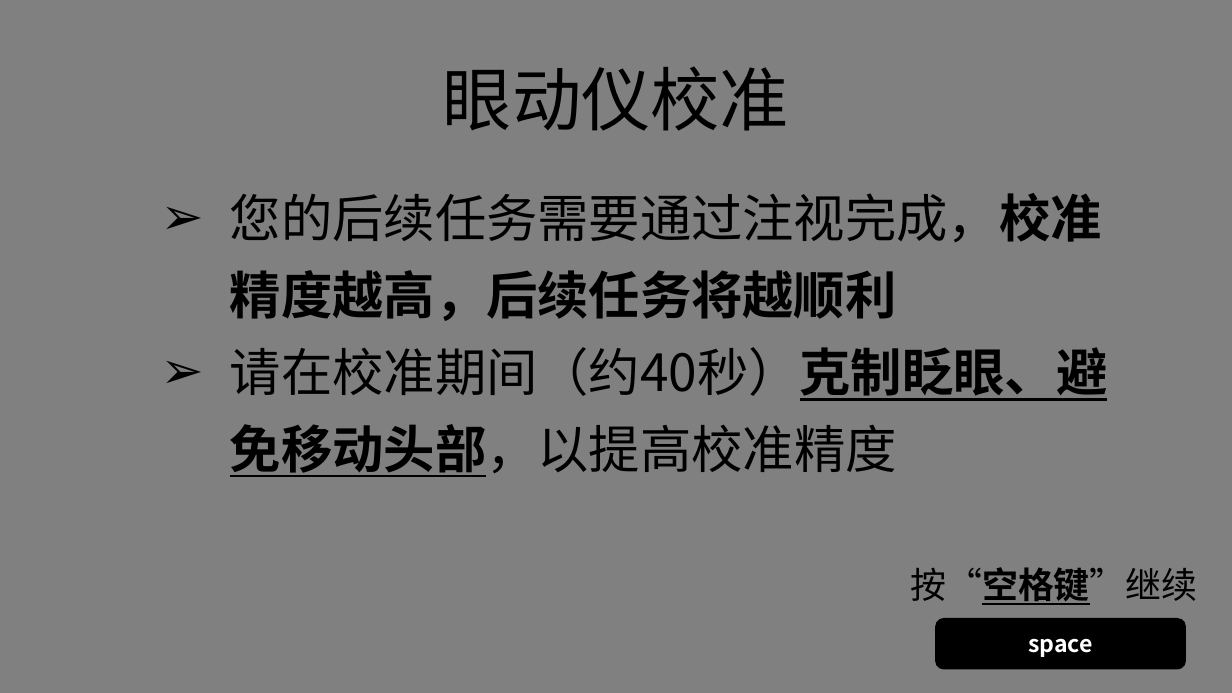
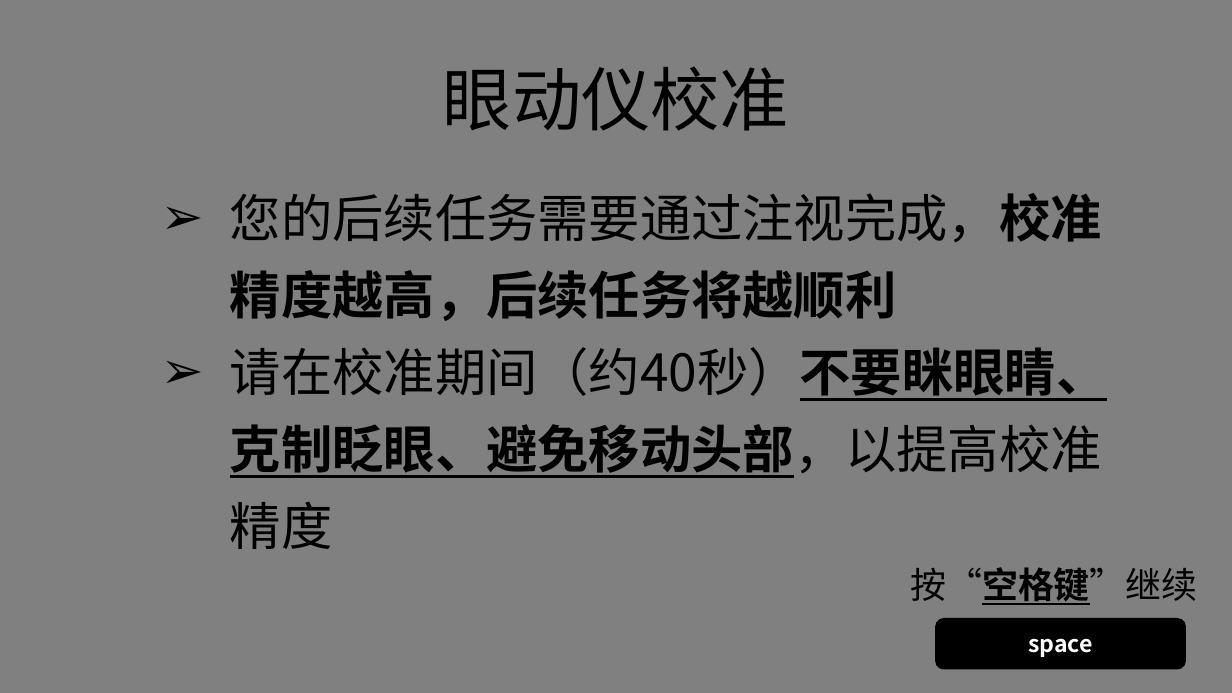
Before and after one commit to lyxose/FreeView, a slide deck: slide 2 of Instructions.pptx. Drawn at 1232x693 pixels with LibreOffice and Linux fonts; fonts in the diff are those of the drawing. Boxes give left, top, right and bottom in pixels: in the first picture for what was removed or moved away, otherwise in the second. Text is boxed around its words. In the diff, an @@ line names an element or a change of style, - is before the commit and + after.

```diff
--- a/Instructions.pptx
+++ b/Instructions.pptx
@@ text at <box>230,347,1107,549</box>: text changed @@
-➢ 请在校准期间（约40秒）克制眨眼、避免移动头部，以提高校准精度
+➢ 请在校准期间（约40秒）不要眯眼睛、克制眨眼、避免移动头部，以提高校准精度
```
Also in this commit, not shown: 1 other slide changed, 2 other files.
